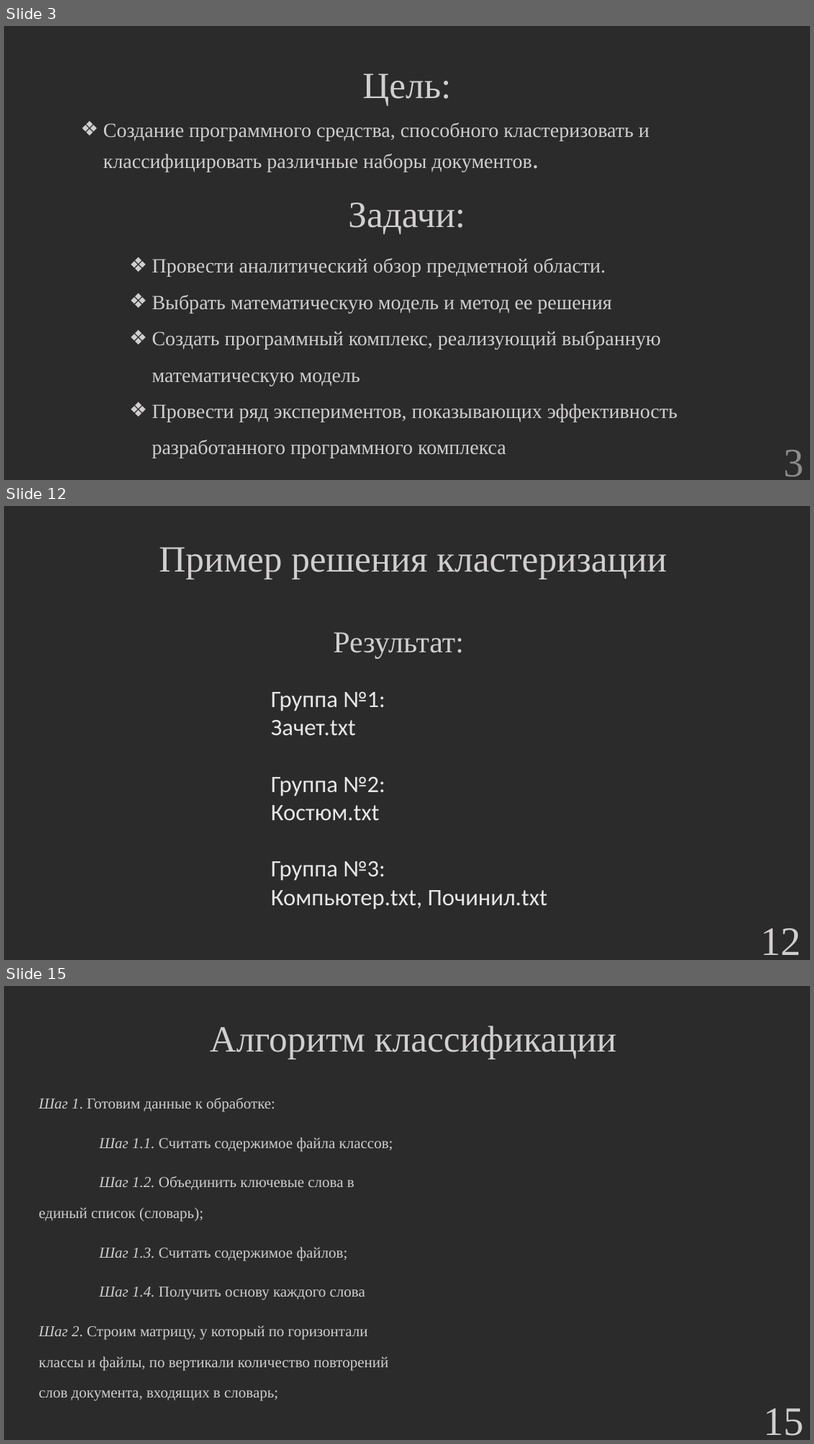
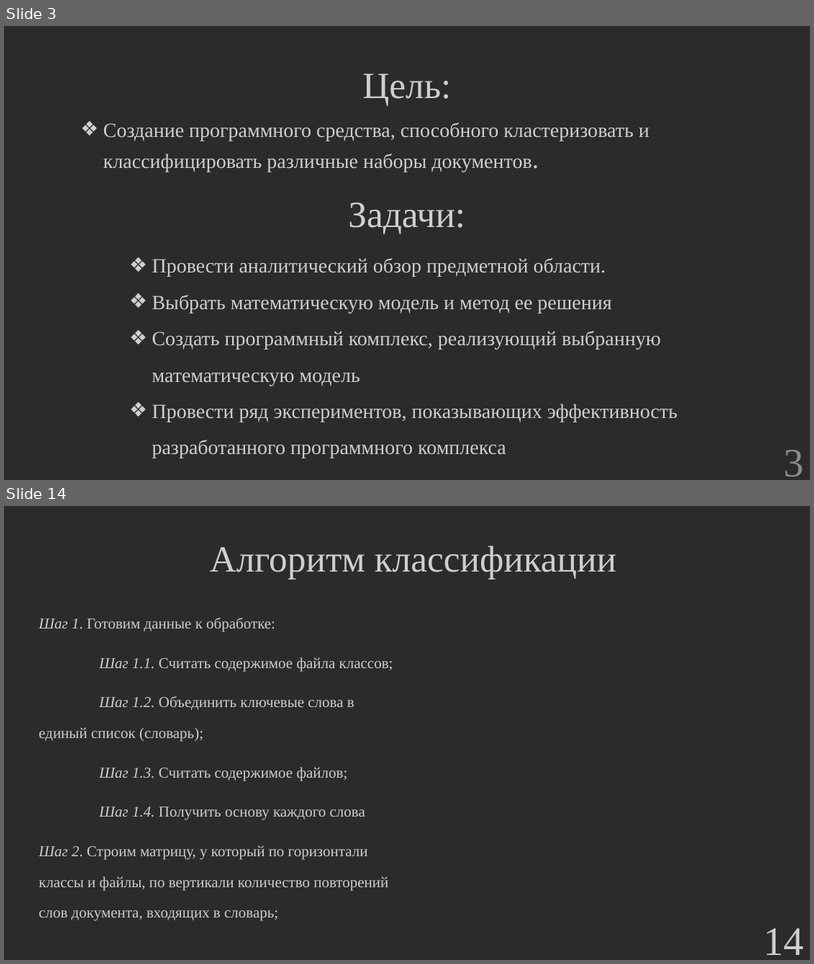
Before and after one commit to hetikk/diplom, a slide deck: docs/Презентация.pptx. Shown one above the other, each under a label of ours: slides 3, 12 and 15 before the commit, slides 3 and 14 after it; the slides between them are not shown. The pictures are 814x1444 and 814x964 pixels, drawn with LibreOffice and Linux fonts; fonts in the diff are those of the drawing; grey boxes stand for pictures; background and template pictures are left out; a plain dark background stands for a picture behind light text. Boxes give left, top, right and bottom in pixels: in the first picture for what was removed or moved away, otherwise in the second. Text is boxed around its words. In the diff, an @@ line names an element or a change of style, - is before the commit and + after.

```diff
--- a/docs/Презентация.pptx
+++ b/docs/Презентация.pptx
@@ slide 12 removed at [4, 506, 810, 960], background picture (left out) @@
@@ text removed at [159, 547, 667, 579] @@
-Пример решения кластеризации
@@ text removed at [333, 632, 464, 658] @@
-Результат:
@@ text removed at [271, 692, 548, 909] @@
-Группа №1:
-Зачет.txt
-Группа №2:
-Костюм.txt
-Группа №3:
-Компьютер.txt, Починил.txt
@@ page number removed at [761, 928, 802, 955] @@
-12
@@ what was slide 15 is now slide 14 @@
@@ page number at [764, 928, 805, 955]: text changed @@
-15
+14
```
Also in this commit, not shown: 16 slides changed, 3 other slides removed, 2 other files.
